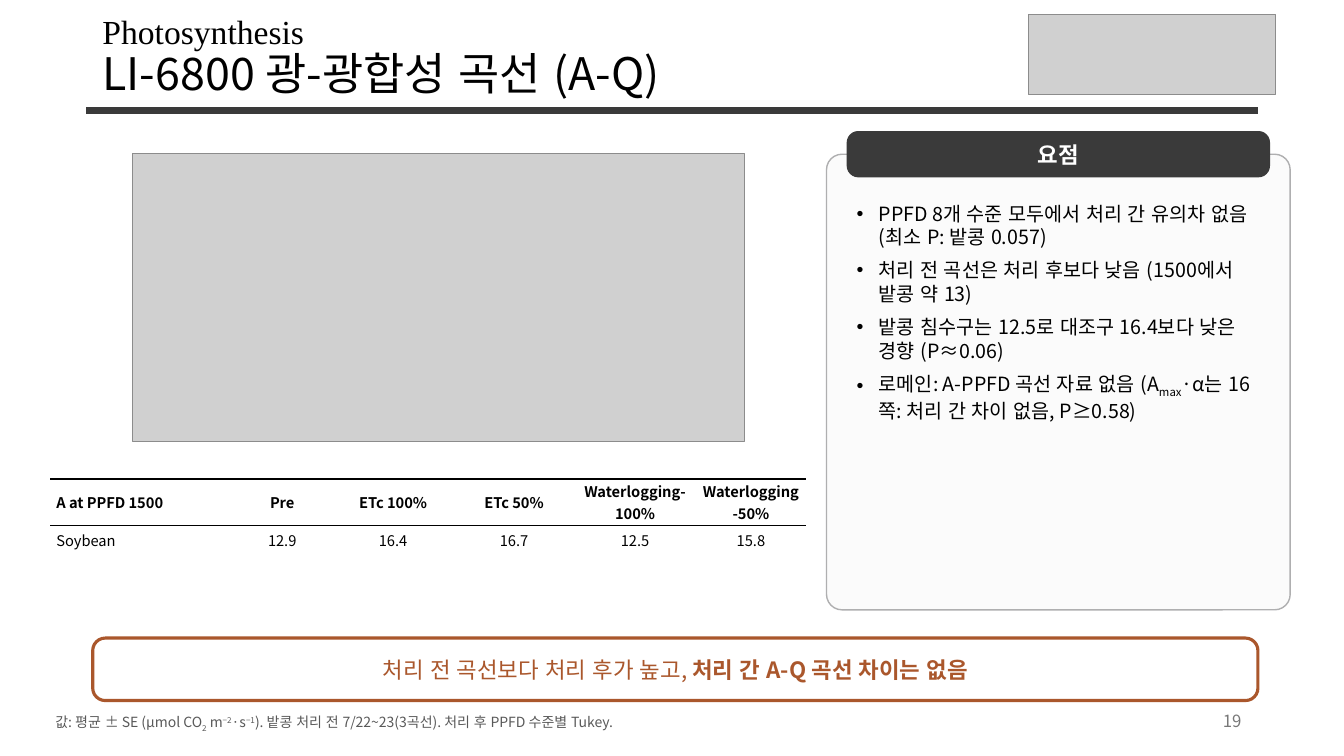
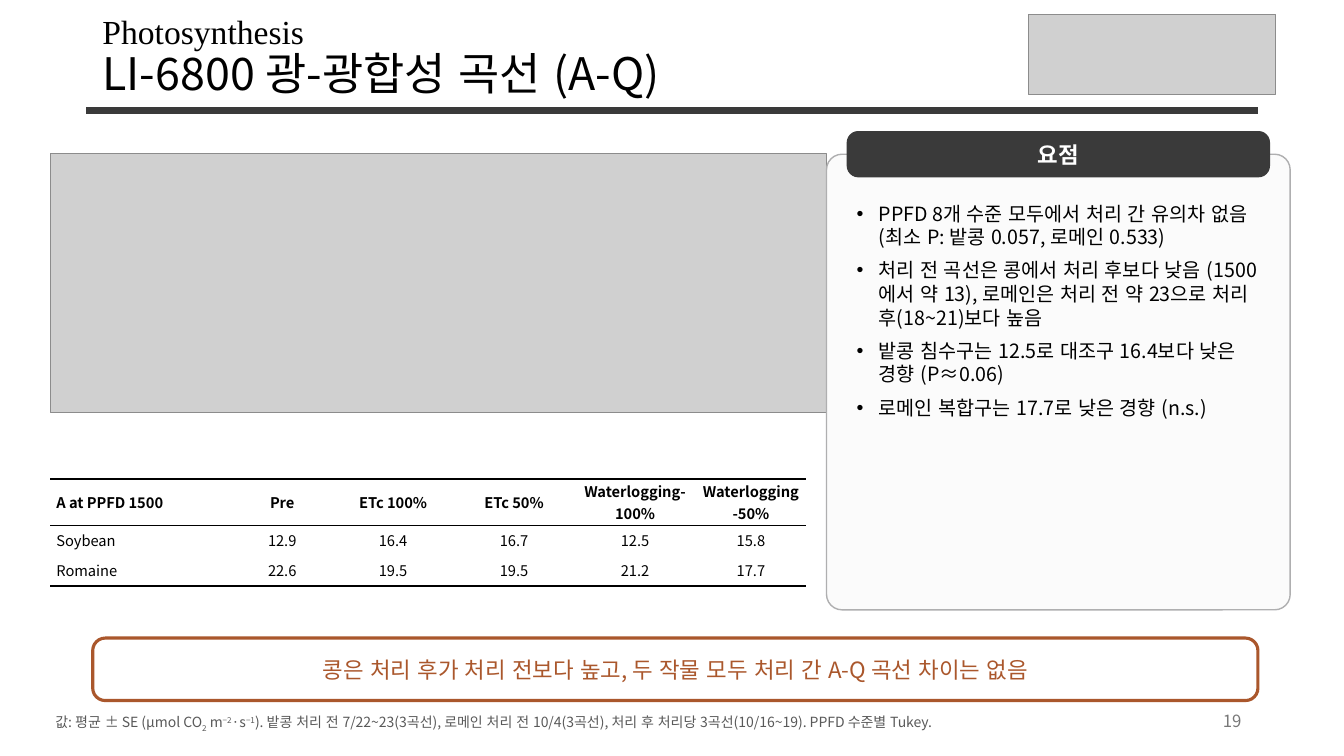
Before and after one commit to YunJM20/-, a slide deck: slide 19 of 밭콩_vs_로메인상추_v8.pptx. Drawn at 1344x756 pixels with LibreOffice and Linux fonts; fonts in the diff are those of the drawing; grey boxes stand for pictures. Boxes give left, top, right and bottom in pixels: in the first picture for what was removed or moved away, otherwise in the second. Text is boxed around its words. In the diff, an @@ line names an element or a change of style, - is before the commit and + after.

```diff
--- a/밭콩_vs_로메인상추_v8.pptx
+++ b/밭콩_vs_로메인상추_v8.pptx
@@ picture: place and size @@
-picture at [132, 153, 744, 441]
+picture at [50, 153, 827, 412]
@@ text at [879, 204, 1248, 329]: text changed @@
-• PPFD 8개 수준 모두에서 처리 간 유의차 없음 (최소 P: 밭콩 0.057)
-• 처리 전 곡선은 처리 후보다 낮음 (1500에서 밭콩 약 13)
+• PPFD 8개 수준 모두에서 처리 간 유의차 없음 (최소 P: 밭콩 0.057, 로메인 0.533)
+• 처리 전 곡선은 콩에서 처리 후보다 낮음 (1500에서 약 13), 로메인은 처리 전 약 23으로 처리 후(18~21)보다 높음
@@ text at [879, 398, 1206, 419]: text changed @@
-• 로메인: A-PPFD 곡선 자료 없음 (Amax·α는 16쪽: 처리 간 차이 없음, P≥0.58)
+• 로메인 복합구는 17.7로 낮은 경향 (n.s.)
@@ table at [50, 479, 807, 580] @@
+row 3: Romaine | 22.6 | 19.5 | 19.5 | 21.2 | 17.7
@@ text in rounded rectangle at [323, 659, 1028, 682]: text changed @@
-처리 전 곡선보다 처리 후가 높고, 처리 간 A-Q 곡선 차이는 없음
+콩은 처리 후가 처리 전보다 높고, 두 작물 모두 처리 간 A-Q 곡선 차이는 없음
@@ text at [55, 715, 932, 730]: text changed @@
-값: 평균 ± SE (µmol CO2 m−2·s−1). 밭콩 처리 전 7/22~23(3곡선). 처리 후 PPFD 수준별 Tukey.
+값: 평균 ± SE (µmol CO2 m−2·s−1). 밭콩 처리 전 7/22~23(3곡선), 로메인 처리 전 10/4(3곡선), 처리 후 처리당 3곡선(10/16~19). PPFD 수준별 Tukey.
```
Also in this commit, not shown: 3 other files.
